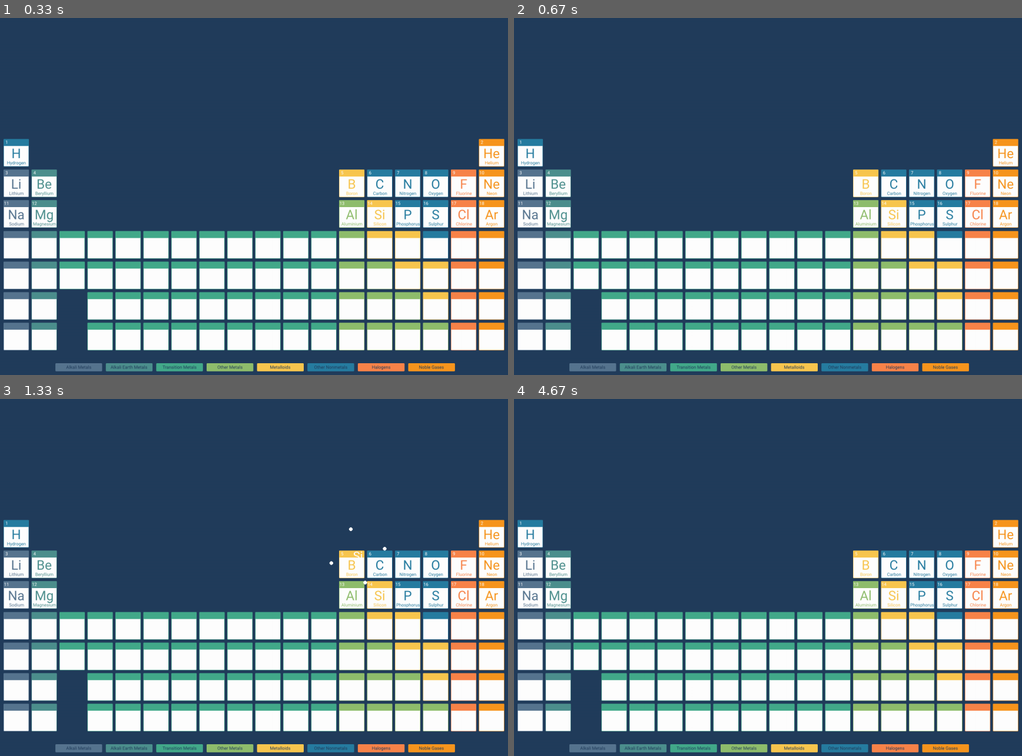
Above: before the commit, frames 1-4 (two rows, left to right).
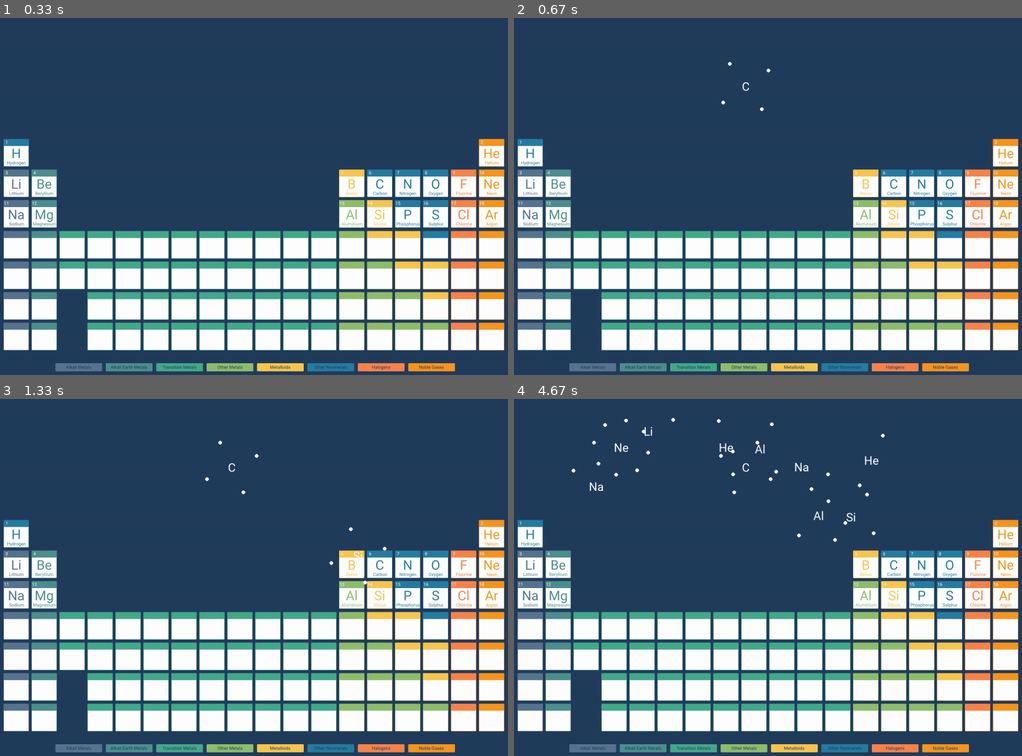
Above: after the commit, the same moments.

Repository: 15collinst/Pygame
Game: pygame game, started from main.py
Same seed, same stepped clock (60 frames per second), same inputs: the game is played once before the commit and once after it.
Inputs (mouse positions are in pixels of both pictures, inside the frame that each line leads up to):
- Up to frame 1 (0.33 s): no input
- Up to frame 2 (0.67 s): press the mouse at (895, 182) at 0.37 s; move the mouse to (818, 135) at 0.47 s; release the mouse at (747, 85) at 0.6 s
- Up to frame 3 (1.33 s): press the mouse at (381, 595) at 1.2 s; move the mouse to (355, 556) at 1.3 s
- Up to frame 4 (4.67 s): release the mouse at (849, 516) at 1.43 s; press the mouse at (1006, 534) at 1.53 s; move the mouse to (864, 491) at 1.63 s; release the mouse at (727, 448) at 1.77 s; press the mouse at (1006, 534) at 1.87 s; move the mouse to (940, 495) at 1.97 s; release the mouse at (869, 459) at 2.1 s; press the mouse at (529, 595) at 2.7 s; move the mouse to (564, 541) at 2.8 s; release the mouse at (595, 488) at 2.93 s; press the mouse at (864, 595) at 3.03 s; move the mouse to (844, 556) at 3.13 s; release the mouse at (818, 516) at 3.27 s; press the mouse at (864, 595) at 3.37 s; move the mouse to (813, 520) at 3.47 s; release the mouse at (757, 448) at 3.6 s; press the mouse at (529, 563) at 3.7 s; move the mouse to (590, 498) at 3.8 s; release the mouse at (646, 431) at 3.93 s; press the mouse at (529, 595) at 4.03 s; move the mouse to (666, 531) at 4.13 s; release the mouse at (803, 466) at 4.27 s; press the mouse at (1006, 563) at 4.37 s; move the mouse to (813, 506) at 4.47 s; release the mouse at (620, 448) at 4.6 s

Frame 1 is identical in both runs. In frame 2, less than 0.1% of the frame differs, in the area x 40-51%, y 12-27%; in frame 3, less than 0.1%; in frame 4, 0.5%, in the area x 11-74%, y 5-41%.

Commit message:
Drop part of the 'drag and drop' system, user can now select elements and they will stay on the screen

Diff:
--- a/main.py
+++ b/main.py
@@ -49,16 +49,16 @@
 mouse = False
 clock = pygame.time.Clock()
 
+static_elements = []
+
 while run:
 	# event handler
 	for event in pygame.event.get():
-		if event.type == pygame.MOUSEBUTTONDOWN:
-			mouse = True
 		if event.type == pygame.MOUSEBUTTONUP:
 			# if player selects an element return element value
 			if my < 369 and spawn:
-				active_element = sprite.Sprite(clicked)
 				print(f"Element {clicked} has been selected")
+				static_elements.append([active_element, mx, my])
 			spawn = False
 
 		# quit game
@@ -86,6 +86,9 @@
 	if spawn:
 		active_element.draw(SCREEN, mx ,my)
 
+	for i in range(len(static_elements)):
+		static_elements[i][0].draw(SCREEN, static_elements[i][1] ,static_elements[i][2])
+
 	pygame.display.update()
 
 	clock.tick(120)
